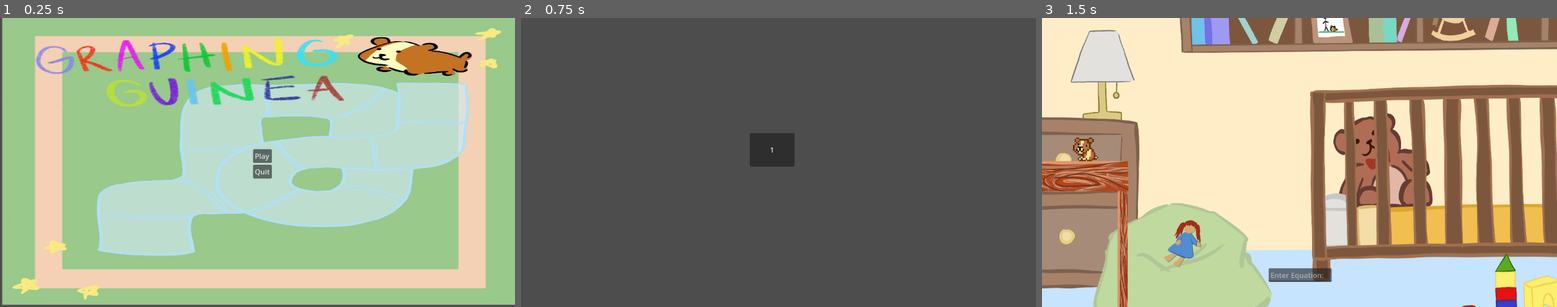
Above: before the commit, frames 1-3 (left to right).
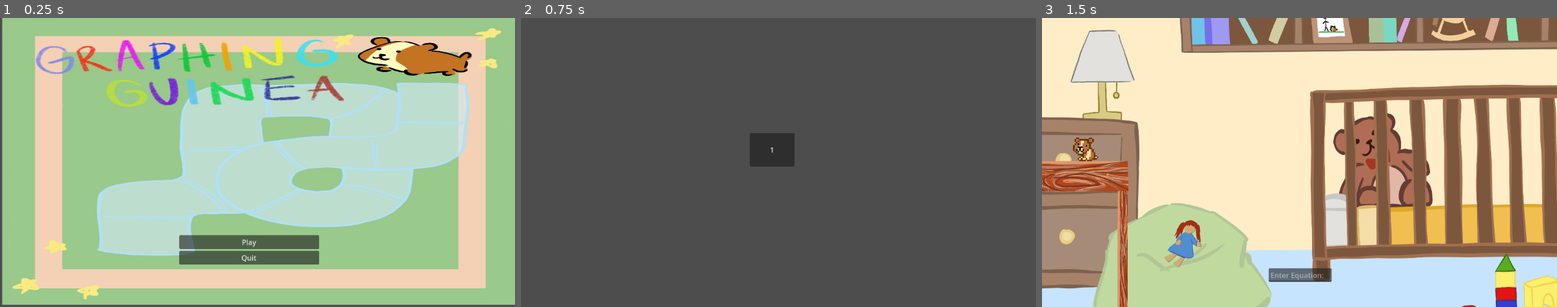
Above: after the commit, the same moments.

Repository: liu-kevin1/HackRPI_11_4_2023
Game: Godot game, scene res://Menu.tscn
Same seed, same stepped clock (60 frames per second), same inputs: the game is played once before the commit and once after it. The engine's default icon, where the game draws it, is replaced by a stand-in: a white triangle on a blue panel in a dark square.
Inputs:
- Up to frame 1 (0.25 s): no input
- Up to frame 2 (0.75 s): click "Play" at 0.5 s
- Up to frame 3 (1.5 s): click "1" at 1.25 s

The runs differ from the first frame. In frame 1, 3.0% of the frame differs, in the area x 34-62%, y 45-86%; in frame 2, nothing differs; in frame 3, nothing differs.

Commit message:
Main Menu Edits

Diff:
--- a/Godot/Menu.tscn
+++ b/Godot/Menu.tscn
@@ -1,7 +1,9 @@
-[gd_scene load_steps=4 format=3 uid="uid://cfccyy0amyos5"]
+[gd_scene load_steps=5 format=3 uid="uid://cfccyy0amyos5"]
 
 [ext_resource type="Script" path="res://Menu.gd" id="1_f1vp5"]
 [ext_resource type="Texture2D" uid="uid://d2tdlivnwc8ht" path="res://mainmenubgthing.jpg" id="2_j3svb"]
+
+[sub_resource type="Theme" id="Theme_k54v6"]
 
 [sub_resource type="Theme" id="Theme_tbkif"]
 
@@ -25,10 +27,11 @@
 
 [node name="MarginContainer" type="MarginContainer" parent="."]
 layout_mode = 0
-offset_left = 567.0
-offset_top = 291.0
-offset_right = 609.0
-offset_bottom = 357.0
+offset_left = 402.0
+offset_top = 484.0
+offset_right = 715.0
+offset_bottom = 574.0
+theme = SubResource("Theme_k54v6")
 
 [node name="VBoxContainer" type="VBoxContainer" parent="MarginContainer"]
 layout_mode = 2
Not shown, added: Godot/play button.png.import
Not shown, added: Godot/wuit button.png.import
